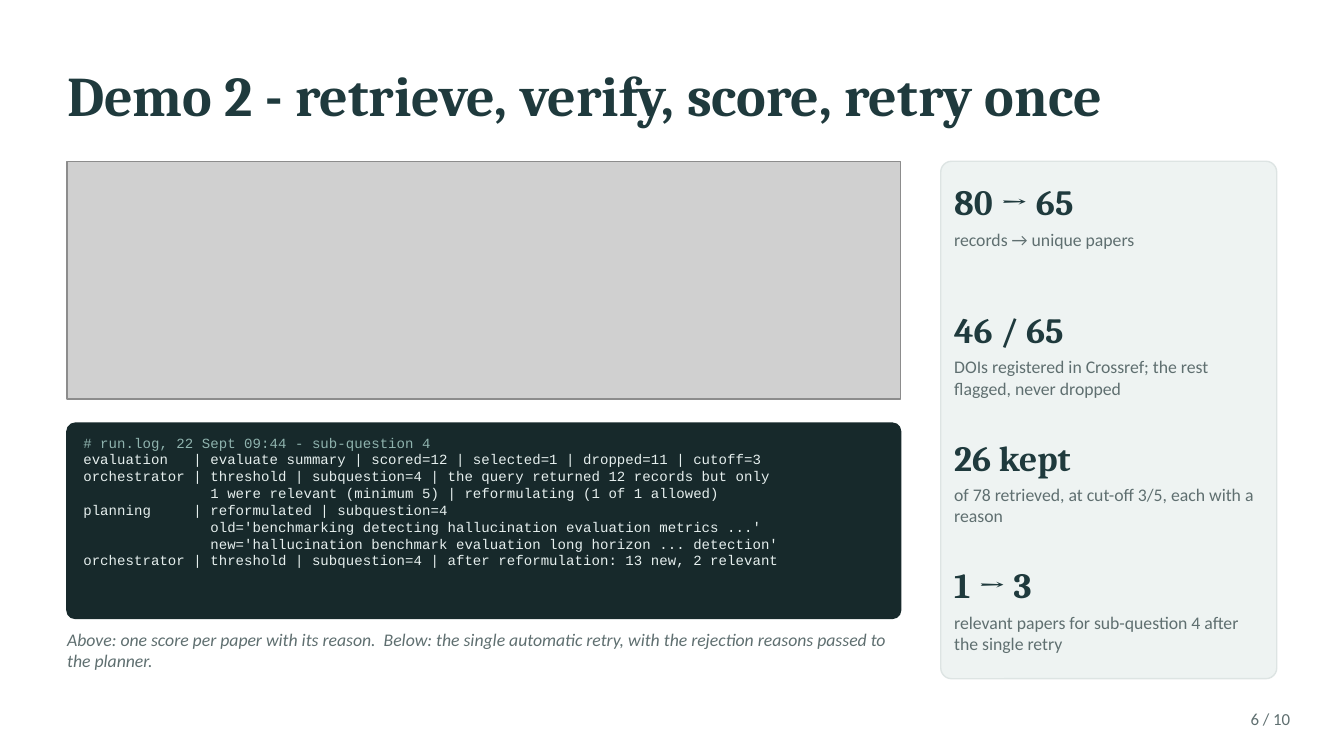
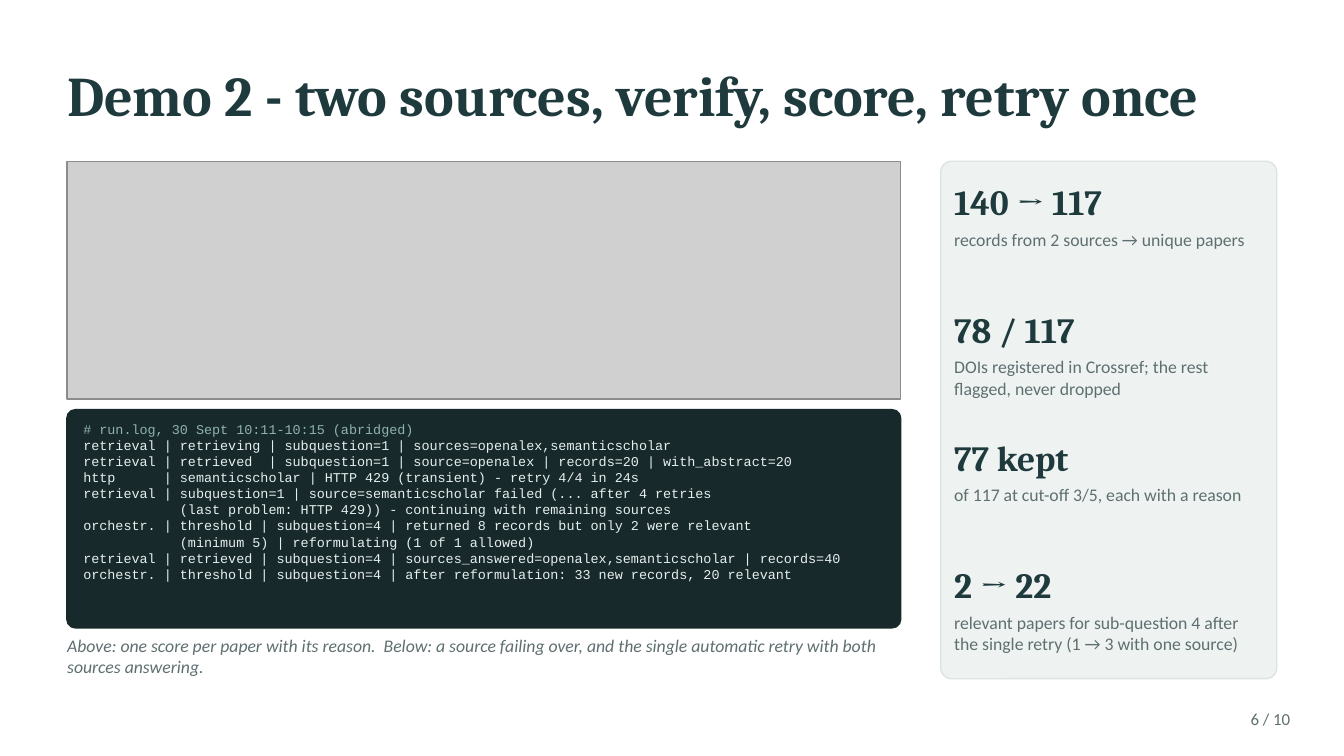
Before and after one commit to sergio88mi/research-agent, a slide deck: slide 6 of presentation/Research_Agent_Presentation.pptx. Drawn at 1344x756 pixels with LibreOffice and Linux fonts; fonts in the diff are those of the drawing; grey boxes stand for pictures. Boxes give left, top, right and bottom in pixels: in the first picture for what was removed or moved away, otherwise in the second. Text is boxed around its words. In the diff, an @@ line names an element or a change of style, - is before the commit and + after.

```diff
--- a/presentation/Research_Agent_Presentation.pptx
+++ b/presentation/Research_Agent_Presentation.pptx
@@ text at (67,76,1199,129): text changed @@
-Demo 2 - retrieve, verify, score, retry once
+Demo 2 - two sources, verify, score, retry once
@@ text at (954,191,1102,216): text changed @@
-80 → 65
+140 → 117
@@ text at (954,233,1245,249): text changed @@
-records → unique papers
+records from 2 sources → unique papers
@@ text at (954,319,1075,344): text changed @@
-46 / 65
+78 / 117
@@ rounded rectangle: place and size @@
-rounded rectangle at (67,423,900,618)
+rounded rectangle at (67,410,900,628)
@@ rounded rectangle at (67,410,900,628): proportions changed @@
@@ text at (83,424,841,582): text changed; size 7.5 to 7.2 pt @@
-# run.log, 22 Sept 09:44 - sub-question 4
-evaluation | evaluate summary | scored=12 | selected=1 | dropped=11 | cutoff=3
-orchestrator | threshold | subquestion=4 | the query returned 12 records but only
-1 were relevant (minimum 5) | reformulating (1 of 1 allowed)
-planning | reformulated | subquestion=4
-old='benchmarking detecting hallucination evaluation metrics ...'
-new='hallucination benchmark evaluation long horizon ... detection'
-orchestrator | threshold | subquestion=4 | after reformulation: 13 new, 2 relevant
+# run.log, 30 Sept 10:11-10:15 (abridged)
+retrieval | retrieving | subquestion=1 | sources=openalex,semanticscholar
+retrieval | retrieved | subquestion=1 | source=openalex | records=20 | with_abstract=20
+http | semanticscholar | HTTP 429 (transient) - retry 4/4 in 24s
+retrieval | subquestion=1 | source=semanticscholar failed (... after 4 retries
+(last problem: HTTP 429)) - continuing with remaining sources
+orchestr. | threshold | subquestion=4 | returned 8 records but only 2 were relevant
+(minimum 5) | reformulating (1 of 1 allowed)
+retrieval | retrieved | subquestion=4 | sources_answered=openalex,semanticscholar | records=40
+orchestr. | threshold | subquestion=4 | after reformulation: 33 new records, 20 relevant
@@ text at (954,446,1069,479): text changed @@
-26 kept
+77 kept
@@ text at (954,488,1242,503): text changed @@
-of 78 retrieved, at cut-off 3/5, each with a reason
+of 117 at cut-off 3/5, each with a reason
@@ text at (954,574,1051,598): text changed @@
-1 → 3
+2 → 22
@@ text at (954,616,1238,653): text changed @@
-relevant papers for sub-question 4 after the single retry
+relevant papers for sub-question 4 after the single retry (1 → 3 with one source)
@@ text at (67,639,876,676): text changed @@
-Above: one score per paper with its reason. Below: the single automatic retry, with the rejection reasons passed to the planner.
+Above: one score per paper with its reason. Below: a source failing over, and the single automatic retry with both sources answering.
```
Also in this commit, not shown: 7 other slides changed, 2 other files.
